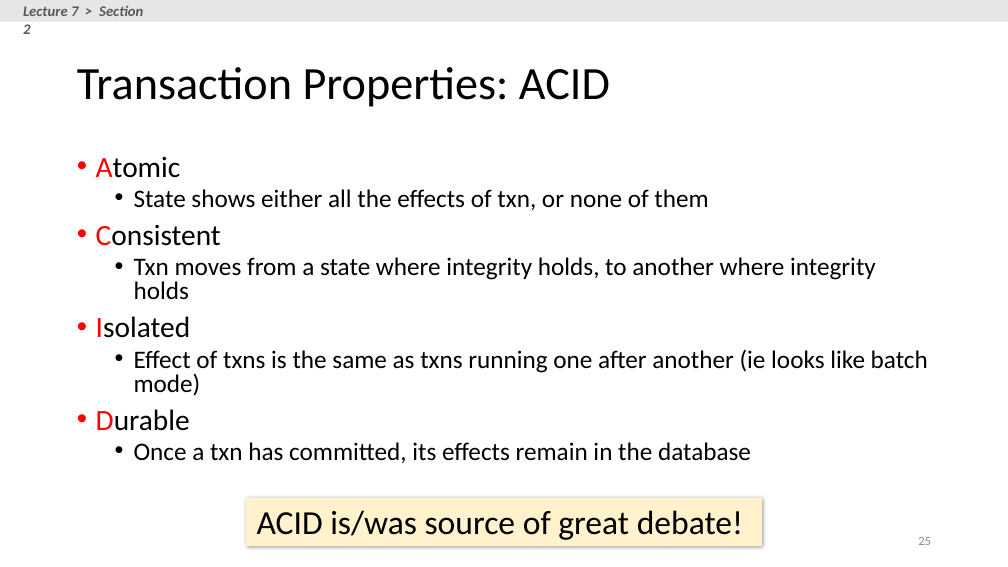
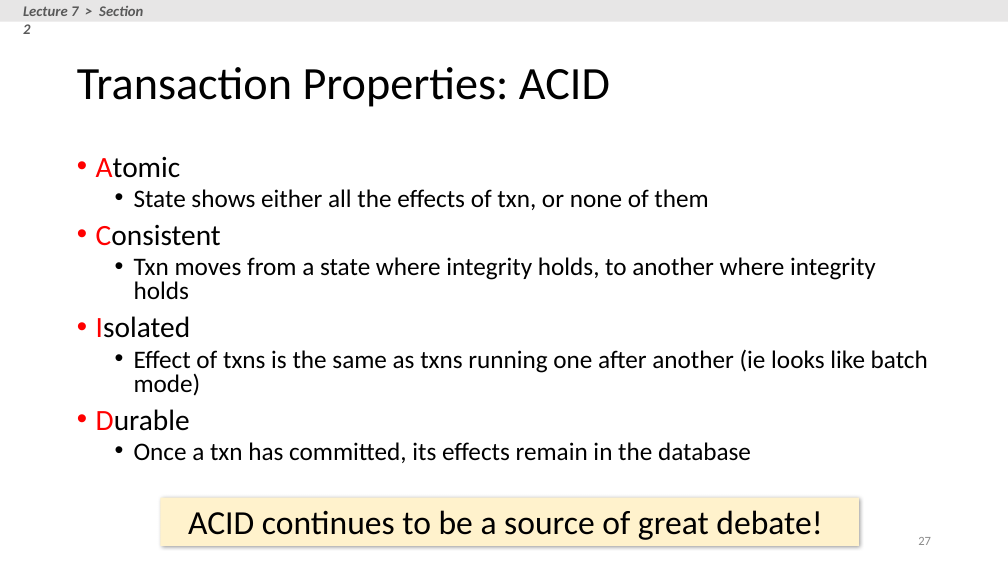
Before and after one commit to HazyResearch/cs145-notebooks-2016, a slide deck: slide 27 of lecture-7-8/Lectures_7_8_TXNs.pptx (slide 25 before the commit). Drawn at 1008x567 pixels with LibreOffice and Linux fonts; fonts in the diff are those of the drawing. Boxes give left, top, right and bottom in pixels: in the first picture for what was removed or moved away, otherwise in the second. Text is boxed around its words. In the diff, an @@ line names an element or a change of style, - is before the commit and + after.

```diff
--- a/lecture-7-8/Lectures_7_8_TXNs.pptx
+++ b/lecture-7-8/Lectures_7_8_TXNs.pptx
@@ rectangle "ACID continues to be a ...": place and size @@
-rectangle "ACID continues to be a ..." at bbox=[246, 498, 762, 546]
+rectangle "ACID continues to be a ..." at bbox=[160, 498, 859, 546]
@@ text in rectangle at bbox=[188, 510, 822, 540]: text changed @@
-ACID is/was source of great debate!
+ACID continues to be a source of great debate!
@@ page number at bbox=[918, 537, 931, 545]: text changed @@
-25
+27
```
Also in this commit, not shown: 8 other slides changed, 2 slides added, 4 other files.
